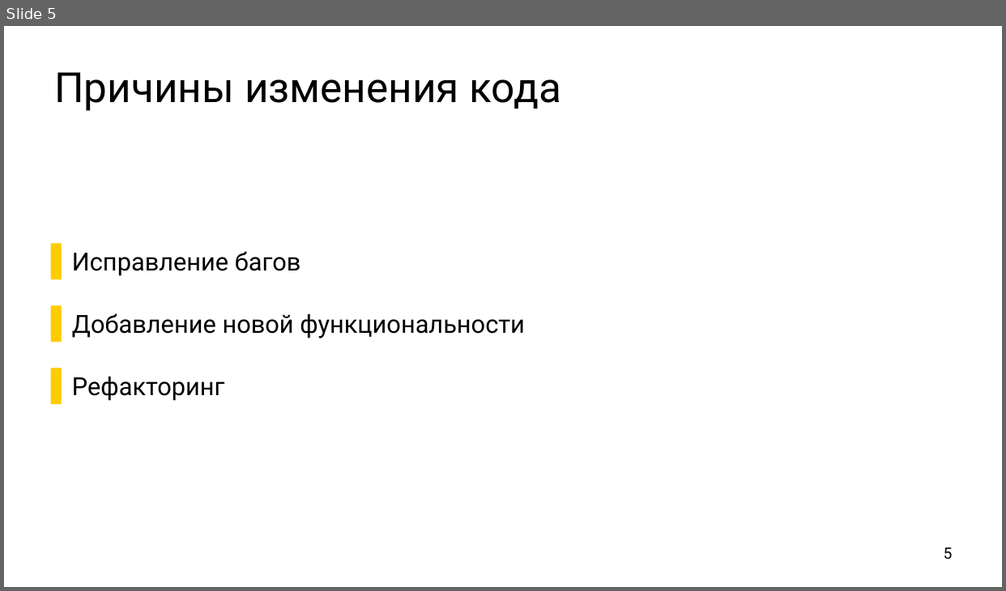
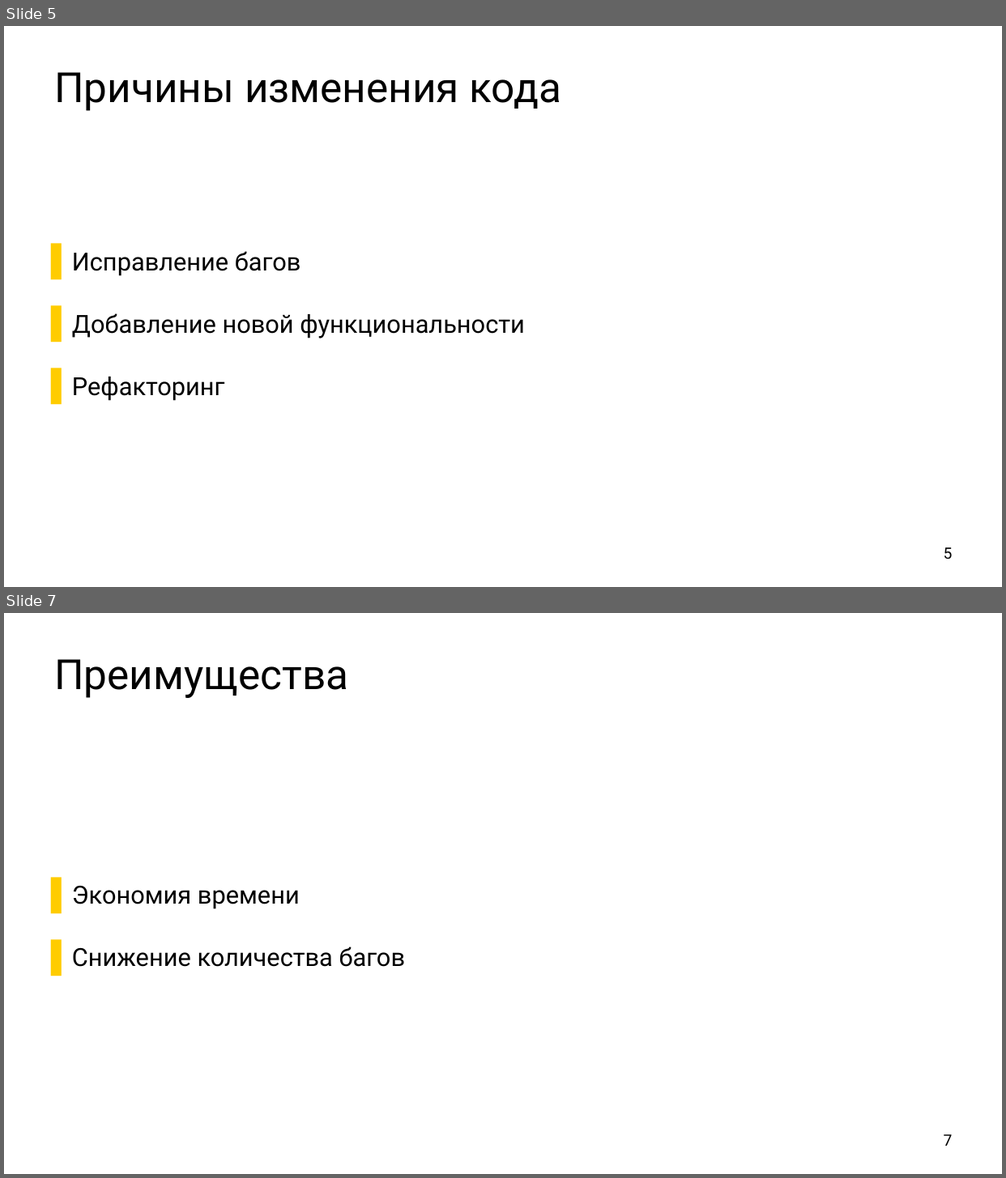
Before and after one commit to ishfb/secr2017, a slide deck: slides.pptx. Shown one above the other, each under a label of ours: slide 5 before the commit, slides 5 and 7 after it; the slides between them are not shown. The pictures are 1006x591 and 1006x1178 pixels, drawn with LibreOffice and Linux fonts; fonts in the diff are those of the drawing. Boxes give left, top, right and bottom in pixels: in the first picture for what was removed or moved away, otherwise in the second. Text is boxed around its words. In the diff, an @@ line names an element or a change of style, - is before the commit and + after.

```diff
--- a/slides.pptx
+++ b/slides.pptx
@@ slide 7 added at (x1=4, y1=613, x2=1002, y2=1174), background #FFFFFF @@
@@ title added at (x1=54, y1=659, x2=348, y2=698), 80 pt, text #000000 @@
+Преимущества
@@ text added at (x1=72, y1=886, x2=406, y2=967), 48 pt, text #000000 @@
+  ▌ Экономия времени
+  ▌ Снижение количества багов
@@ page number added at (x1=944, y1=1135, x2=953, y2=1146), 30 pt, text #000000 @@
+7
```
Also in this commit, not shown: 2 other slides added.
